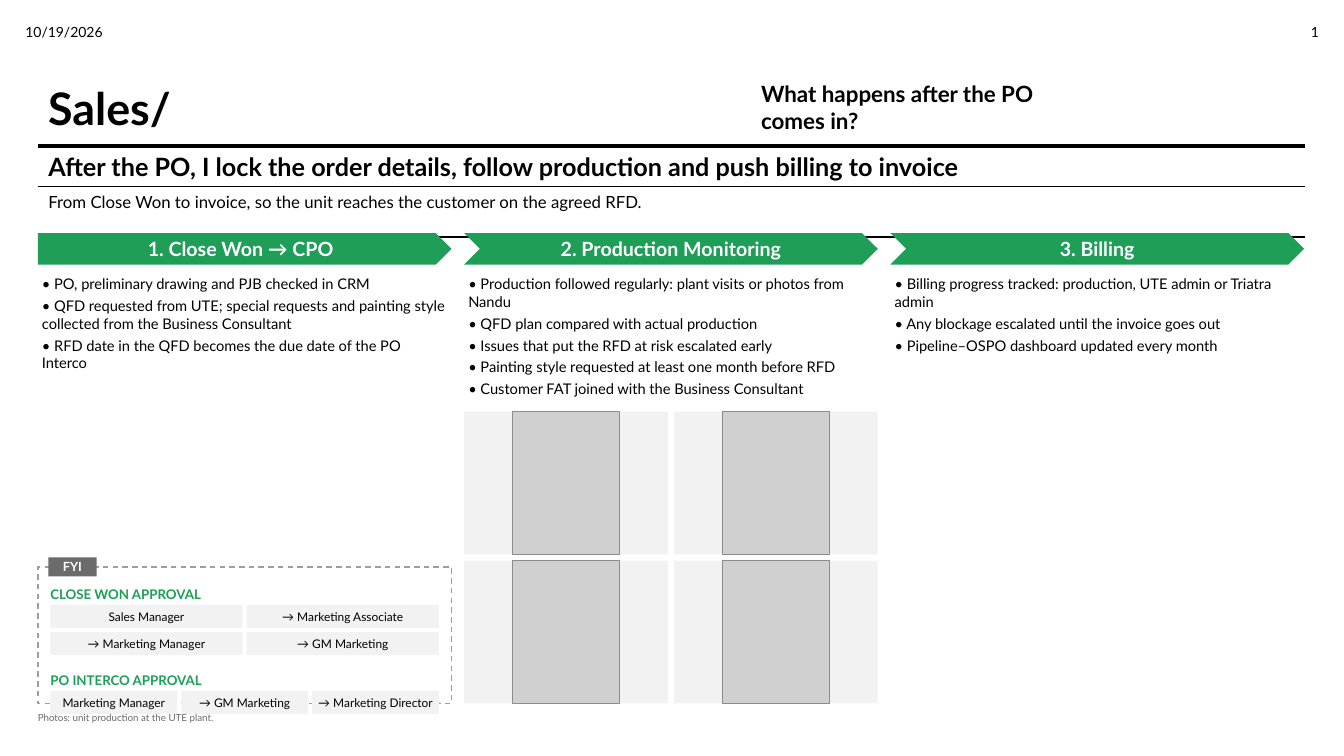
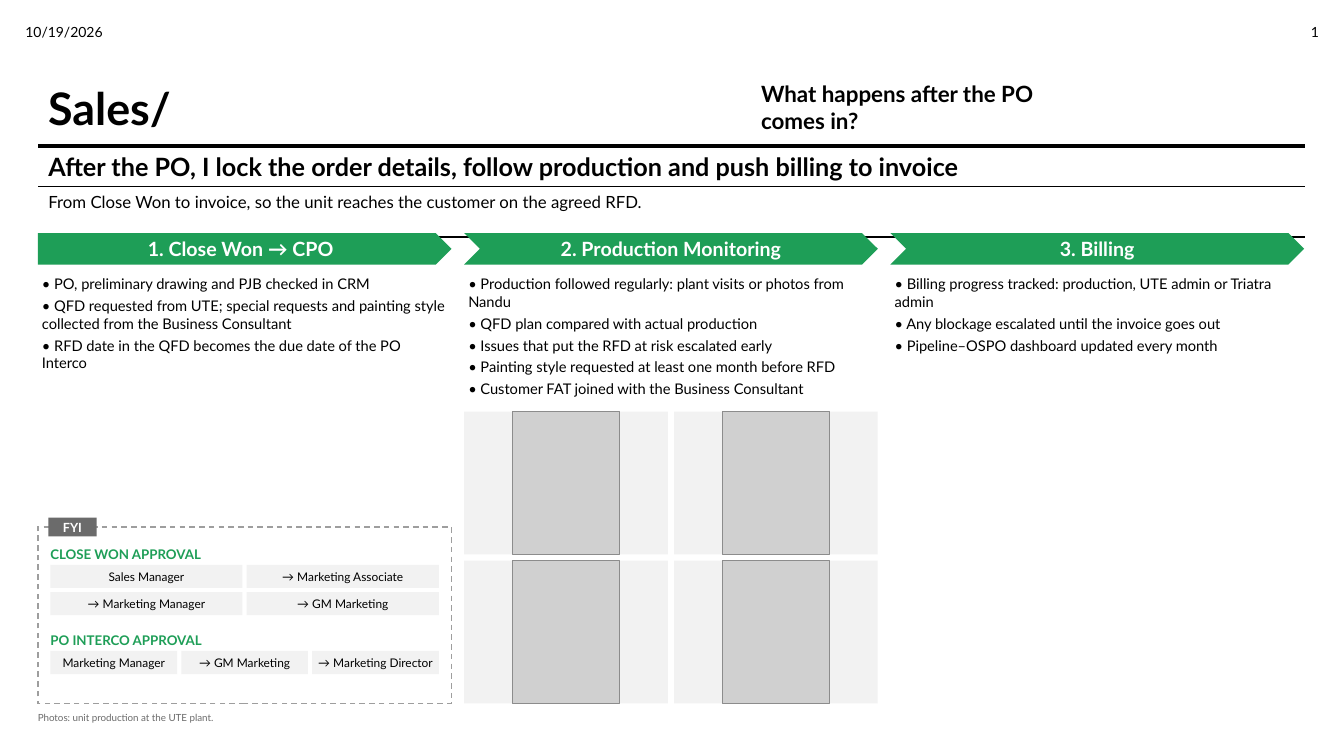
Before and after one commit to Godson7777/6month, a slide deck: slide 1 of nedp_deck/v7/Slide_Sales.pptx. Drawn at 1344x756 pixels with LibreOffice and Linux fonts; fonts in the diff are those of the drawing; grey boxes stand for pictures. Boxes give left, top, right and bottom in pixels: in the first picture for what was removed or moved away, otherwise in the second. Text is boxed around its words. In the diff, an @@ line names an element or a change of style, - is before the commit and + after.

```diff
--- a/nedp_deck/v7/Slide_Sales.pptx
+++ b/nedp_deck/v7/Slide_Sales.pptx
@@ rectangle: place and size @@
-rectangle at bbox=[38, 567, 452, 703]
+rectangle at bbox=[38, 527, 452, 704]
@@ 8 rectangles, 2 texts: place and size @@
-8 rectangles, 2 texts at bbox=[48, 558, 440, 714]
+8 rectangles, 2 texts at bbox=[48, 518, 440, 675]
```
Also in this commit, not shown: 1 other file.
